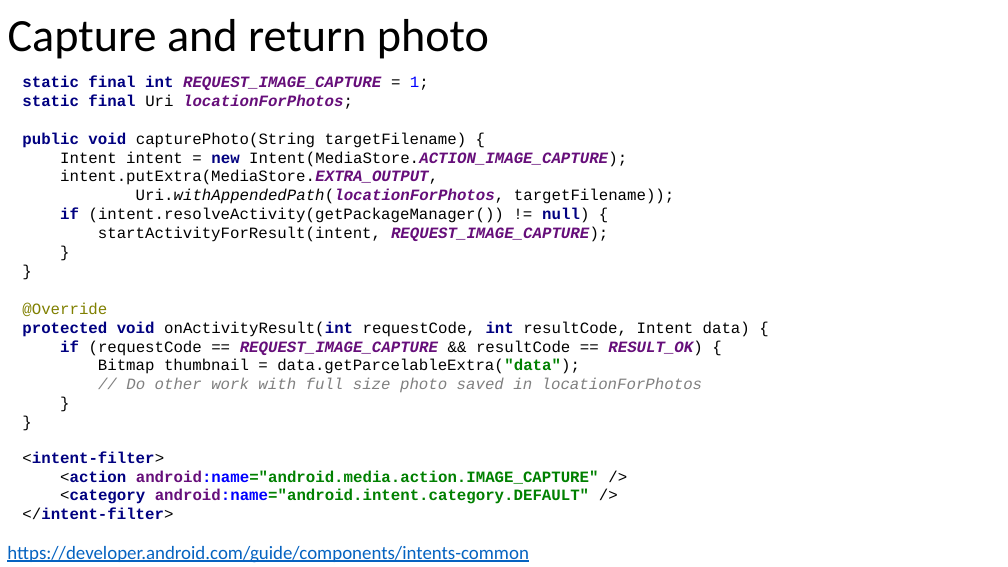
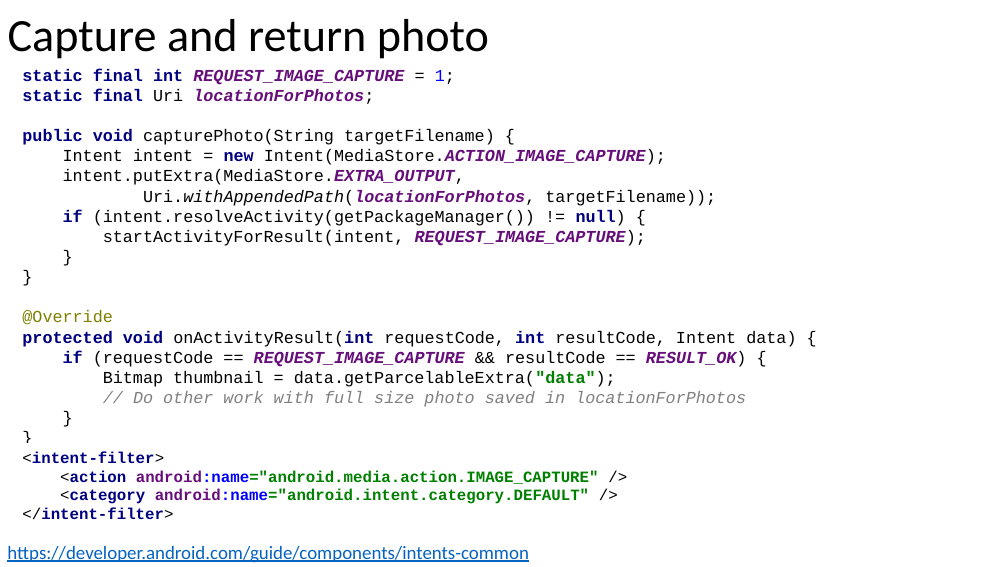
Before and after one commit to russellu/cs230, a slide deck: slide 34 of Lecture_06.pptx (slide 23 before the commit). Drawn at 1008x567 pixels with LibreOffice and Linux fonts; fonts in the diff are those of the drawing. Boxes give left, top, right and bottom in pixels: in the first picture for what was removed or moved away, otherwise in the second. Text is boxed around its words. In the diff, an @@ line names an element or a change of style, - is before the commit and + after.

```diff
--- a/Lecture_06.pptx
+++ b/Lecture_06.pptx
@@ text "static final int REQUEST_IMAGE_CAPTURE = ...": place and size @@
-text "static final int REQUEST_IMAGE_CAPTURE = ..." at box(22, 75, 750, 392)
+text "static final int REQUEST_IMAGE_CAPTURE = ..." at box(22, 68, 796, 407)
@@ text "static final int REQUEST_IMAGE_CAPTURE = ..." at box(22, 68, 796, 407): size 15 to 16 pt @@
```
Also in this commit, not shown: 9 other slides changed, 12 slides added.
